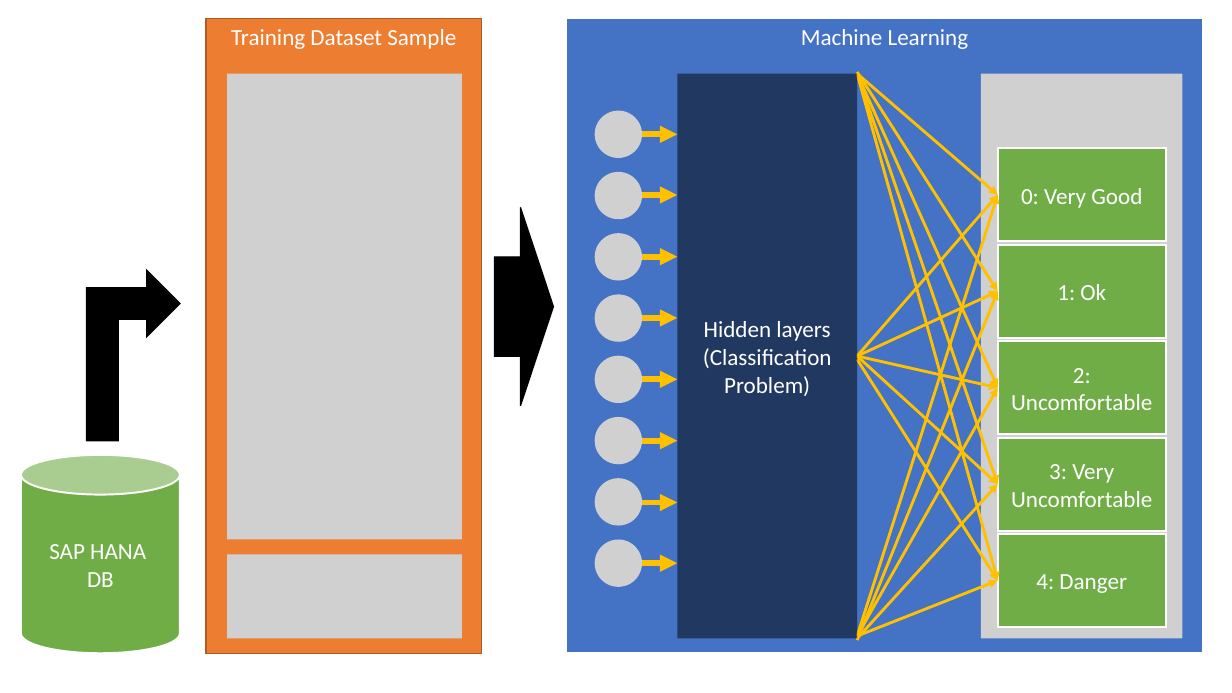
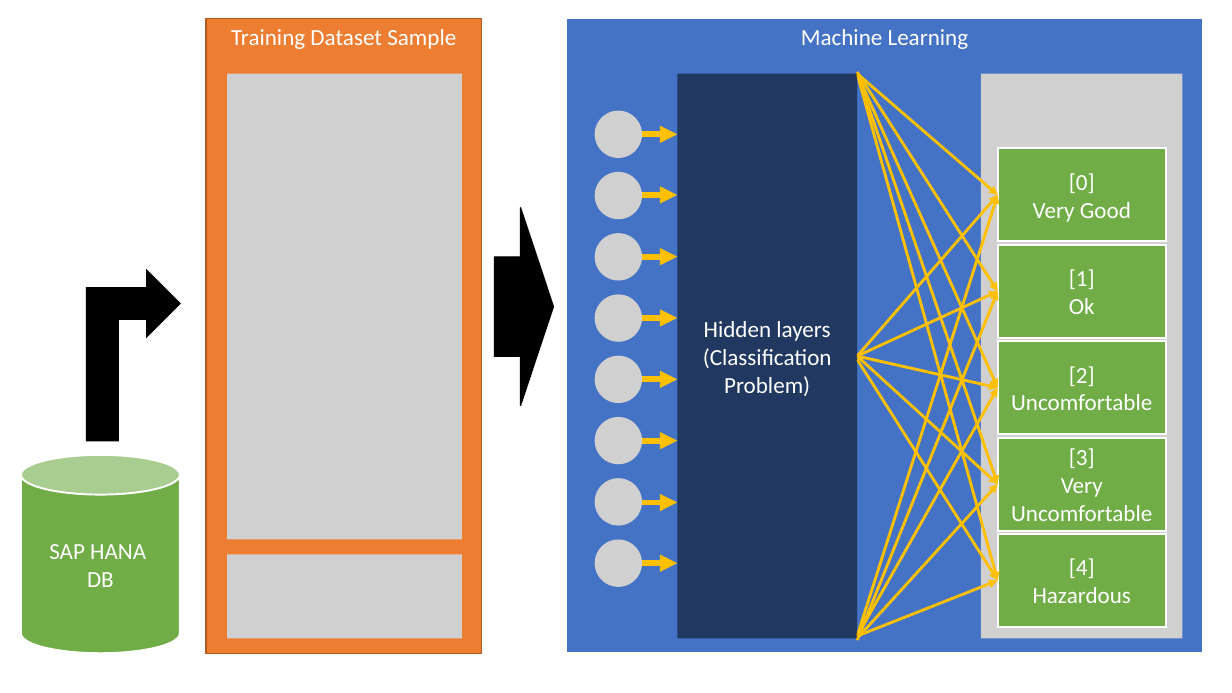
Before and after one commit to c0j0s/NYP-SAP-SmartBackpack, a slide deck: slide 6 of Documentations/structure_diagrams.pptx. Drawn at 1232x693 pixels with LibreOffice and Linux fonts; fonts in the diff are those of the drawing; grey boxes stand for pictures. Boxes give left, top, right and bottom in pixels: in the first picture for what was removed or moved away, otherwise in the second. Text is boxed around its words. In the diff, an @@ line names an element or a change of style, - is before the commit and + after.

```diff
--- a/Documentations/structure_diagrams.pptx
+++ b/Documentations/structure_diagrams.pptx
@@ text in rectangle at bbox=[1033, 173, 1131, 222]: text changed @@
-0: Very Good
+[0]
+Very Good
@@ text in rectangle at bbox=[1069, 269, 1095, 314]: text changed @@
-1: Ok
+[1]
+Ok
@@ text in rectangle at bbox=[1011, 366, 1152, 410]: text changed @@
-2: Uncomfortable
+[2]
+Uncomfortable
@@ text in rectangle at bbox=[1011, 448, 1152, 521]: text changed @@
-3: Very Uncomfortable
+[3]
+Very Uncomfortable
@@ text in rectangle at bbox=[1033, 558, 1131, 603]: text changed @@
-4: Danger
+[4]
+Hazardous
```
Also in this commit, not shown: 1 other slide changed, 4 other files.
